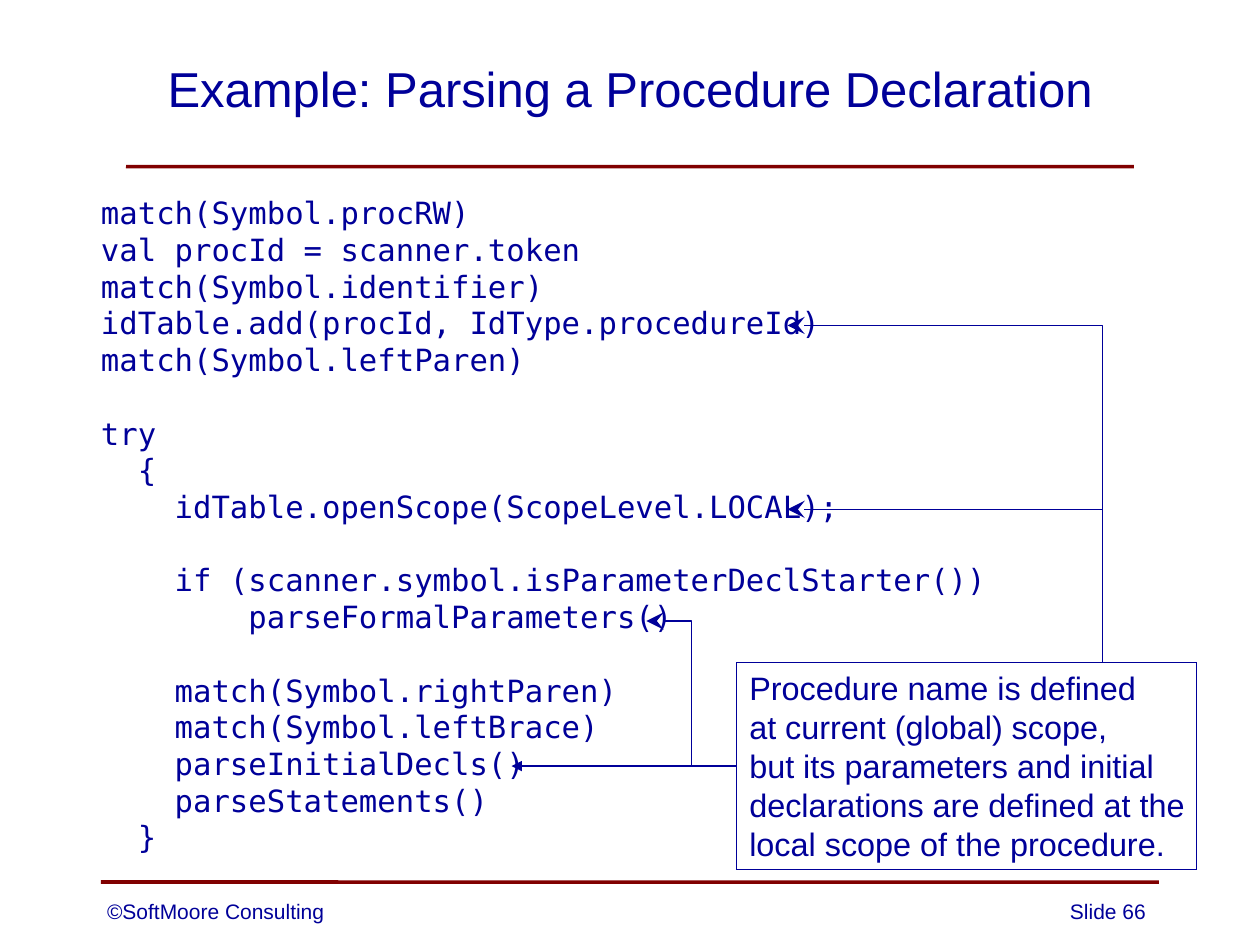
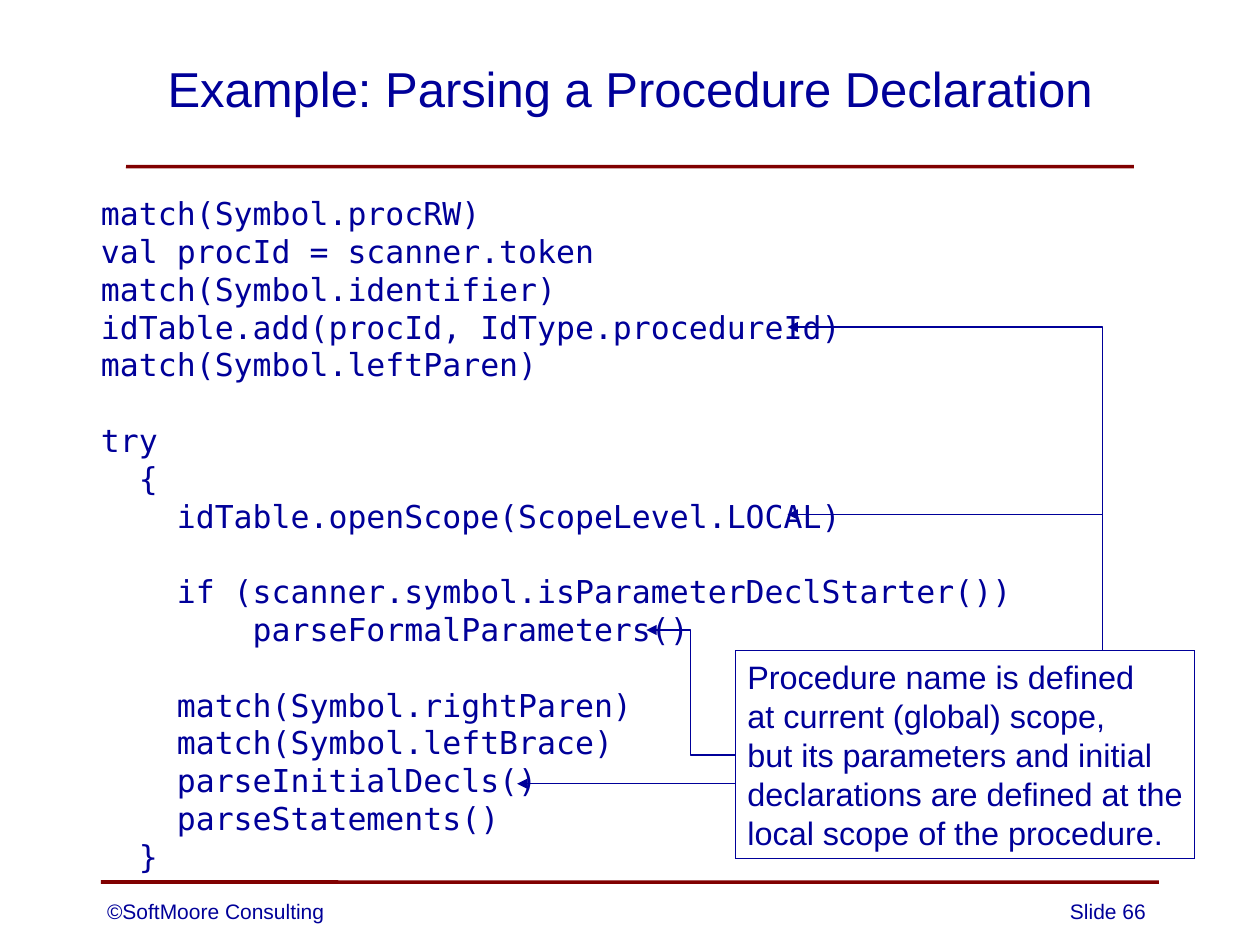
Before and after one commit to SoftMoore/CPRL-Kt-2nd, a slide deck: slide 66 of PowerPoints/06 - Syntax Analysis.pptx. Drawn at 1260x945 pixels with LibreOffice and Linux fonts; fonts in the diff are those of the drawing. Boxes give left, top, right and bottom in pixels: in the first picture for what was removed or moved away, otherwise in the second. Text is boxed around its words. In the diff, an @@ line names an element or a change of style, - is before the commit and + after.

```diff
--- a/PowerPoints/06 - Syntax Analysis.pptx
+++ b/PowerPoints/06 - Syntax Analysis.pptx
@@ text at [101,201,1011,837]: size 17.5 to 18 pt in "match(Symbol.procRW)", "val procId = scanner.token", "match(Symbol.identifier)", "idTable.add(procId, IdType.procedureId)" and 10 more places @@
@@ elbow arrow moved from (1102, 663) - (788, 325) to (1102, 651) - (788, 328) @@
@@ elbow arrow (1102, 651) - (788, 328): arrowheads changed @@
@@ text at [177,504,841,535]: text changed; size 17.5 to 18 pt @@
-idTable.openScope(ScopeLevel.LOCAL);
+idTable.openScope(ScopeLevel.LOCAL)
@@ elbow arrow moved from (1102, 663) - (788, 509) to (1102, 651) - (788, 514) @@
@@ elbow arrow (1102, 651) - (788, 514): arrowheads changed @@
@@ elbow arrow moved from (737, 766) - (646, 621) to (735, 755) - (646, 630) @@
@@ elbow arrow (735, 755) - (646, 630): arrowheads changed @@
@@ rectangle "Procedure name is defined": place and size @@
-rectangle "Procedure name is defined" at [737,663,1197,871]
+rectangle "Procedure name is defined" at [735,651,1194,859]
@@ arrow moved from (737, 766) - (512, 766) to (735, 784) - (517, 784) @@
```
Also in this commit, not shown: 11 other slides changed, 9 other files.
